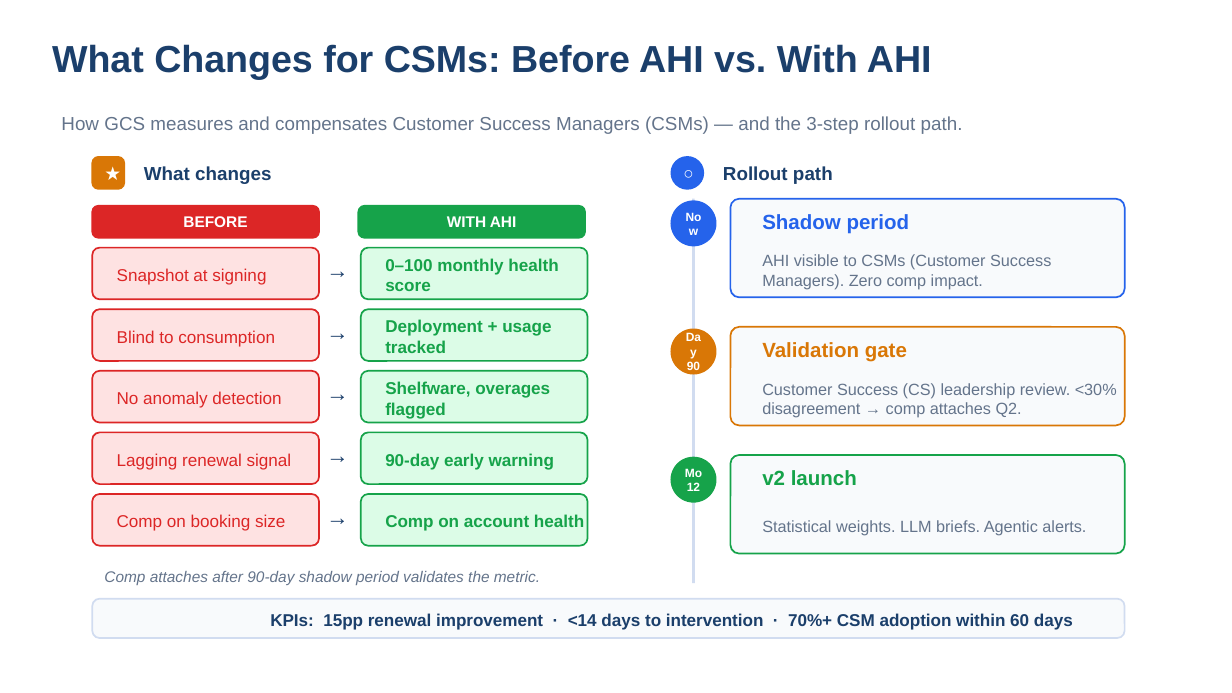
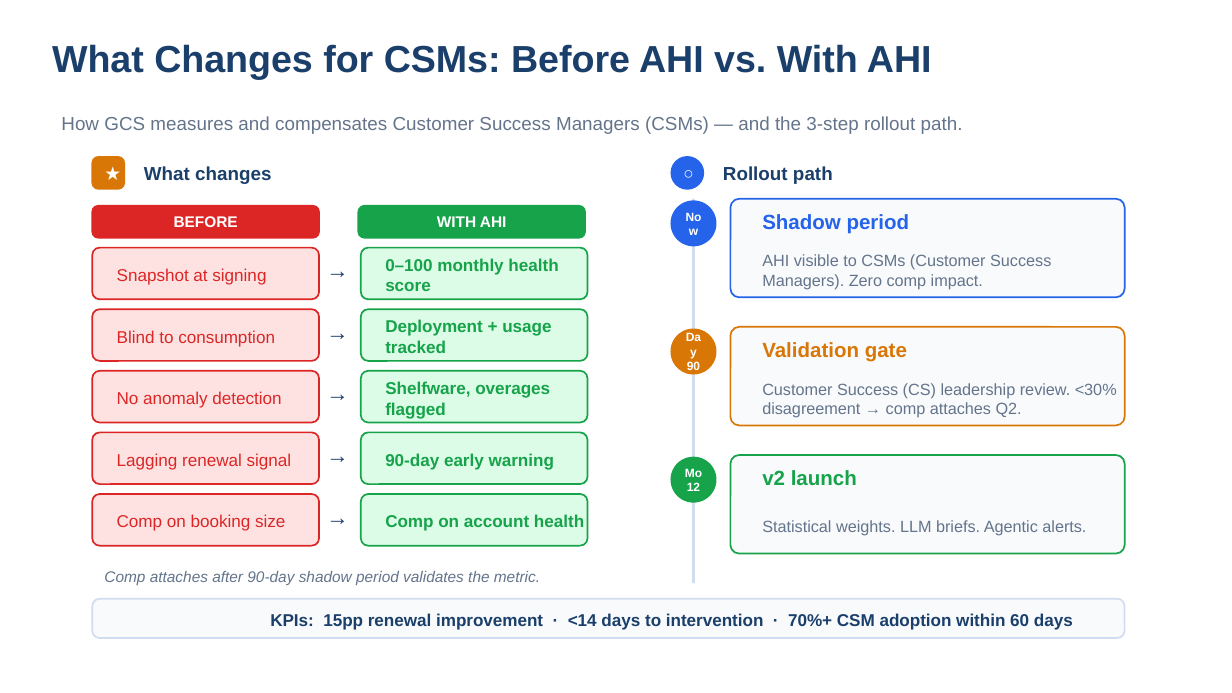
Before and after one commit to anumeharai21090-rgb/pan-ahi-casestudy, a slide deck: slide 6 of docs/AHI_Final_Pitch.pptx. Drawn at 1232x693 pixels with LibreOffice and Linux fonts; fonts in the diff are those of the drawing. Boxes give left, top, right and bottom in pixels: in the first picture for what was removed or moved away, otherwise in the second. Text is boxed around its words. In the diff, an @@ line names an element or a change of style, - is before the commit and + after.

```diff
--- a/docs/AHI_Final_Pitch.pptx
+++ b/docs/AHI_Final_Pitch.pptx
@@ text "BEFORE": place and size @@
-text "BEFORE" at (183,216,247,227)
+text "BEFORE" at (174,216,238,227)
@@ text "WITH AHI": place and size @@
-text "WITH AHI" at (447,216,517,227)
+text "WITH AHI" at (437,216,507,227)
```
Also in this commit, not shown: 10 other slides changed, 2 slides added, 1 slide removed.
